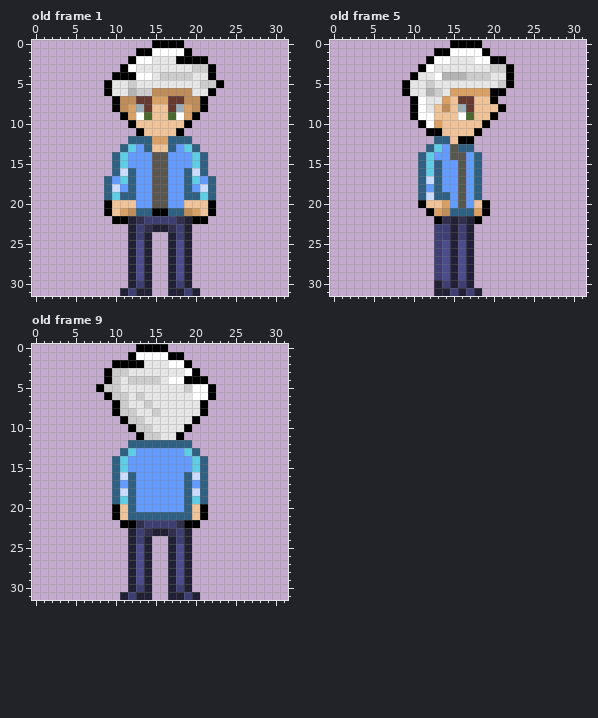
File history of a pixel-art file, Assets/art/guyo.aseprite. The picture above is the old version.
32x32 pixels, 12 frames. Shown: old frame 1, old frame 5, old frame 9. The commit also changed other frames, which this record leaves out.
Once edited:
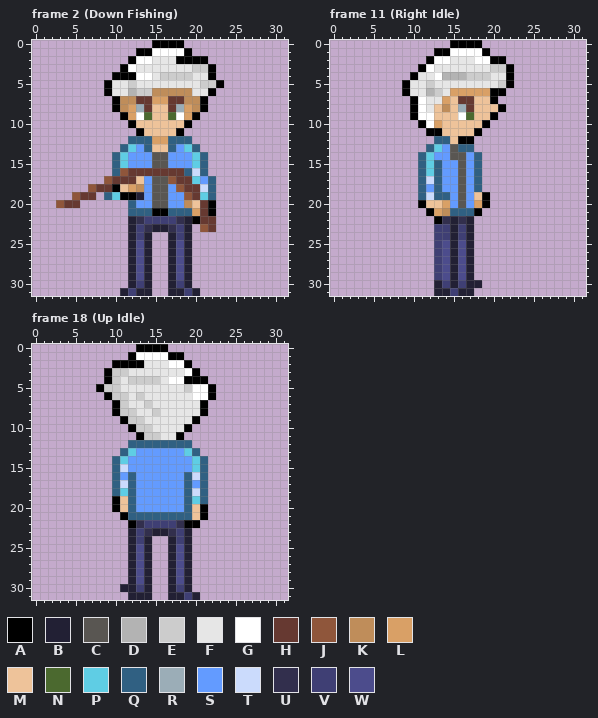
Palette (. is transparent): A #000000  B #222034  C #595652  D #b3b3b3  E #cccccc  F #e6e6e6  G #ffffff  H #663931  J #8f563b  K #bf8d5a  L #d9a066  M #eec39a  N #4b692f  P #5fcde4  Q #306082  R #9badb7  S #639bff  T #cbdbfc  U #322f4d  V #3f3f74  W #4c4c8c
A new or re-ordered frame is compared with the old frame closest to it.
The edit:
frames 12 -> 22
--- frame 2 (Down Fishing) is new; against old frame 1, layers "Layer 4", "Layer 1 Copy"
@@ x 0..31 @@
 15 ..........QPSSSCCSSSPQ..........
-16 ..........QTQSSCCSSQTQ..........
-17 .........QSPQSSCCSSQPSQ.........
-18 .........QTSQSSCCSSQSTQ.........
-19 .........QPQQSSCCSSQQPQ.........
-20 .........AMMMSSCCSSMMMA.........
-21 .........AMLKQQAAQQKLMA.........
-22 ..........AABUVVVVUBAA..........
-23 ............BVUBBUVB............
+16 ..........QJHHHHHHHQTQ..........
+17 .........JHHHMSCCJHHPSQ.........
+18 .......JHHAMLKSCCSJHHTQ.........
+19 .....JHH.QPAABSCCSSJHPQ.........
+20 ...JHH......QSSCCSSKMHA.........
+21 ............QQQAAQQQLHA.........
+22 ............BUVVVVUBAHH.........
+23 ............BVUBBUVB.JH.........
 24 ............BVB..BVB............
--- frame 11 (Right Idle) is new; against old frame 5, layer "Layer 4"
@@ x 16..21 @@
 18 CSQ...
-19 CSQ...
-20 CSMA..
-21 QQLA..
-22 UBA...
+19 CSMA..
+20 CSLA..
+21 QQA...
+22 UB....
 23 VB....
@@ x 15..20 @@
 29 BWB...
-30 BVB...
-31 VBVB..
+30 BVBB..
+31 VBB...
--- frame 18 (Up Idle) is new; against old frame 9, layer "Layer 5"
@@ x 8..13 @@
 14 ..QPSS
-15 ..QPSS
-16 ..QTQS
-17 ..QSQS
-18 ..QTQS
-19 ..QPQS
+15 ..QTSS
+16 ..QSQS
+17 ..QTQS
+18 ..QPQS
+19 ..AMQS
 20 ..AMQS
-21 ..AMQQ
-22 ...AAU
+21 ...AQQ
+22 ....AU
 23 ....BV
@@ x 9..14 @@
 29 ...BWB
-30 ...BVB
-31 ..BVBB
+30 ..BBVB
+31 ...BBB
Pixel boxes of the changes (left, top, right, bottom) in both pictures:
changed: (56, 168, 216, 232)
changed: (474, 192, 490, 224)
changed: (466, 280, 482, 296)
changed: (112, 464, 128, 528)
changed: (120, 584, 136, 600)
